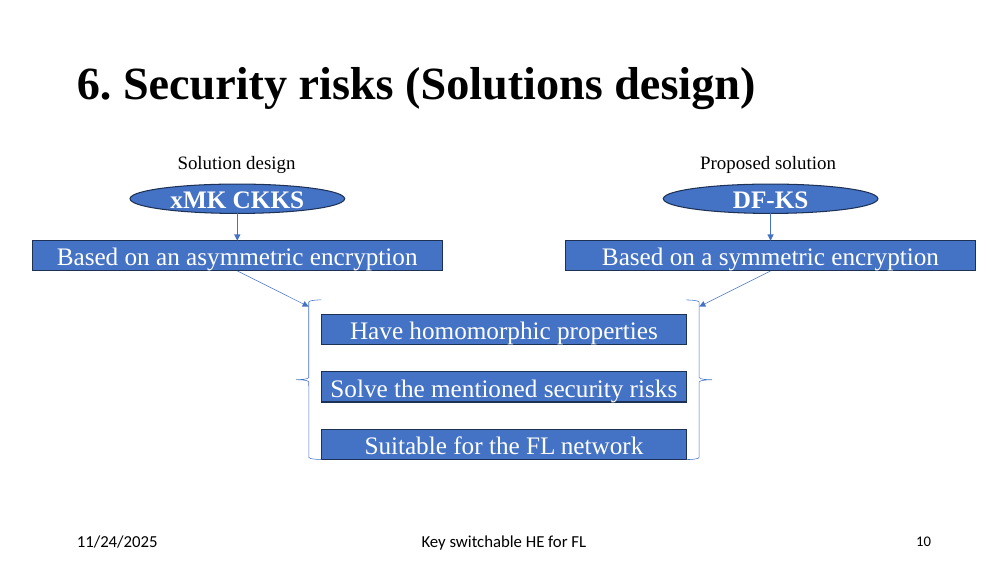
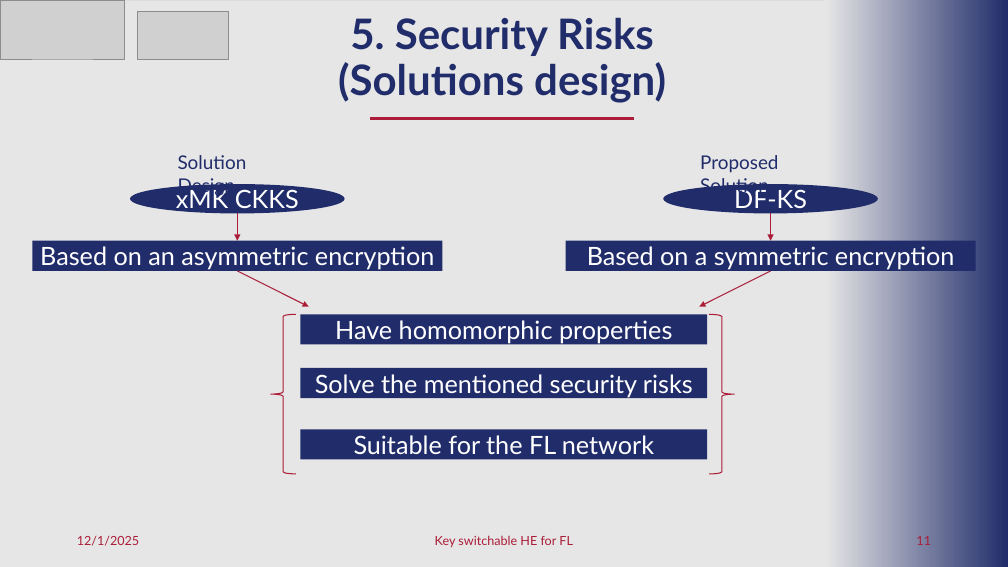
Before and after one commit to pyb0b/master-thesis-report, a slide deck: slide 11 of Final Presentation.pptx (slide 10 before the commit). Drawn at 1008x567 pixels with LibreOffice and Linux fonts; fonts in the diff are those of the drawing; grey boxes stand for pictures. Boxes give left, top, right and bottom in pixels: in the first picture for what was removed or moved away, otherwise in the second. Text is boxed around its words. In the diff, an @@ line names an element or a change of style, - is before the commit and + after.

```diff
--- a/Final Presentation.pptx
+++ b/Final Presentation.pptx
@@ rectangle added at bbox=[0, 1, 1008, 567], fill #E6E6E6 @@
@@ picture added at bbox=[0, 0, 125, 59] @@
@@ picture added at bbox=[138, 12, 228, 59] @@
@@ text at bbox=[338, 17, 666, 103]: text changed; size 44 to 40 pt; font Times New Roman to Lato; text colour #000000 to #212D6A @@
-6. Security risks (Solutions design)
+5. Security Risks
+(Solutions design)
@@ rectangle added at bbox=[826, 0, 1008, 567], fill gradient #E6E6E6 to #212D6A @@
@@ line added from (634, 119) to (371, 119), #AB1D38 3 pt @@
@@ text at bbox=[178, 155, 247, 197]: text changed; font Times New Roman to Lato; text colour #000000 to #212D6A @@
-Solution design
+Solution Design
@@ text at bbox=[700, 155, 778, 197]: text changed; font Times New Roman to Lato; text colour #000000 to #212D6A @@
-Proposed solution
+Proposed Solution
@@ ellipse "xMK CKKS" at bbox=[130, 184, 345, 213]: font Times New Roman to Lato, bold off; fill #4472C4 to #212D6A; outline #1E3256 1 pt to none @@
@@ ellipse "DF-KS" at bbox=[663, 184, 878, 213]: font Times New Roman to Lato, bold off; fill #4472C4 to #212D6A; outline #1E3256 1 pt to none @@
@@ arrow (237, 213) - (237, 240): stroke #4472C4 0.5 pt to #AB1D38 1 pt @@
@@ arrow (771, 213) - (771, 240): stroke #4472C4 0.5 pt to #AB1D38 1 pt @@
@@ arrow (237, 271) - (309, 307): stroke #4472C4 0.5 pt to #AB1D38 1 pt @@
@@ arrow (771, 271) - (699, 307): stroke #4472C4 0.5 pt to #AB1D38 1 pt @@
@@ left brace at bbox=[271, 315, 296, 474]: outline #4472C4 0.5 pt to #AB1D38 1 pt @@
@@ left brace: place and size @@
-left brace at bbox=[296, 300, 322, 460]
+left brace at bbox=[271, 315, 296, 474]
@@ rectangle "Have homomorphic properties": place and size @@
-rectangle "Have homomorphic properties" at bbox=[321, 315, 687, 345]
+rectangle "Have homomorphic properties" at bbox=[300, 315, 707, 345]
@@ left brace: place and size @@
-left brace at bbox=[687, 300, 712, 460]
+left brace at bbox=[709, 315, 735, 474]
@@ left brace at bbox=[709, 315, 735, 474]: outline #4472C4 0.5 pt to #AB1D38 1 pt @@
@@ font Times New Roman to Lato; fill #4472C4 to #212D6A; outline #1E3256 1 pt to none in 5 elements at bbox=[33, 240, 442, 271], bbox=[566, 240, 975, 271], bbox=[300, 315, 707, 345], bbox=[300, 430, 707, 460], bbox=[300, 368, 707, 399] @@
@@ rectangle "Solve the mentioned security risks": place and size @@
-rectangle "Solve the mentioned security risks" at bbox=[321, 372, 687, 402]
+rectangle "Solve the mentioned security risks" at bbox=[300, 368, 707, 399]
@@ rectangle "Suitable for the FL network": place and size @@
-rectangle "Suitable for the FL network" at bbox=[321, 430, 687, 460]
+rectangle "Suitable for the FL network" at bbox=[300, 430, 707, 460]
@@ text at bbox=[77, 536, 139, 546]: text changed; size 16 to 12 pt; font Calibri to Lato; text colour #000000 to #AB1D38 @@
-11/24/2025
+12/1/2025
@@ text "Key switchable HE for FL" at bbox=[435, 535, 573, 547]: size 16 to 12 pt, font Calibri to Lato, text colour #000000 to #AB1D38 @@
@@ page number at bbox=[916, 536, 931, 545]: text changed; size 14 to 12 pt; font Calibri to Lato; text colour #000000 to #AB1D38 @@
-10
+11
```
Also in this commit, not shown: 22 other slides changed, 11 slides added, 2 slides removed, 1 other file.
